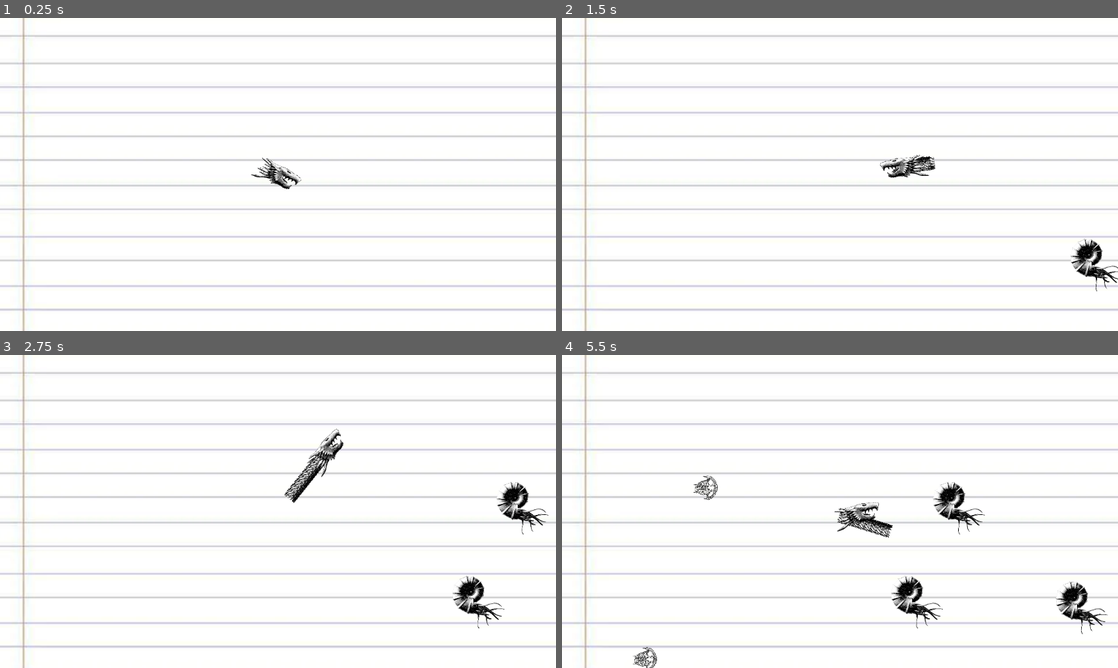
Above: before the commit, frames 1-4 (two rows, left to right).
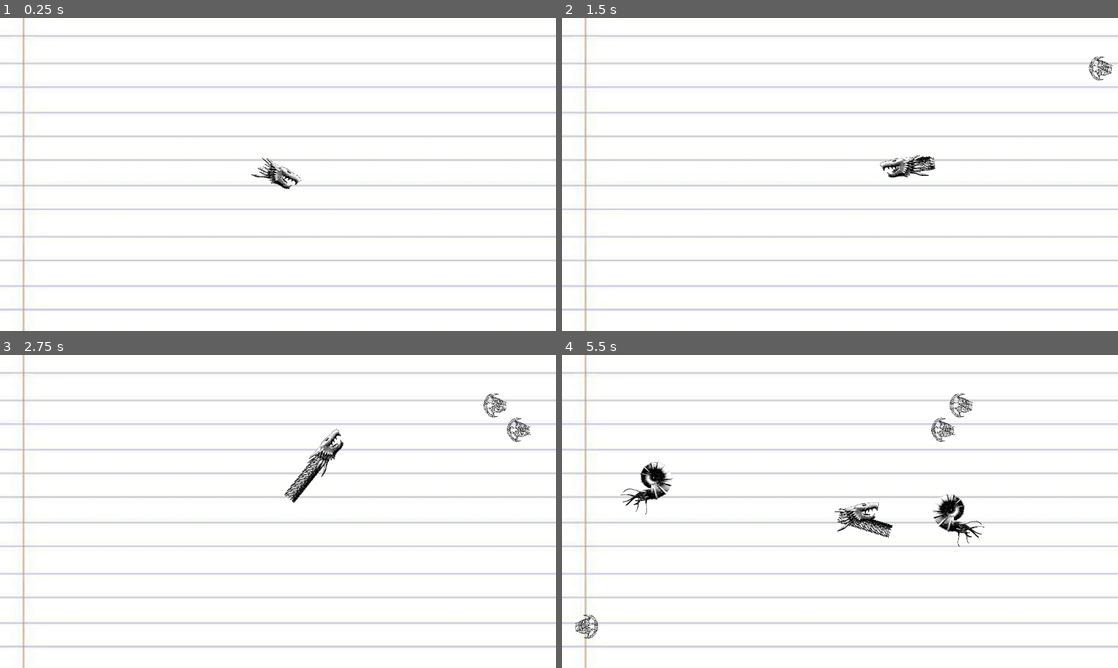
Above: after the commit, the same moments.

Repository: M1rceaDogaru/gwj-83
Game: Godot game, scene res://map/map.tscn
Two runs of this game, one before a commit and one after it. Both use one fixed random seed, a clock stepped at 60 frames per second and the inputs below.
Inputs (mouse positions are in pixels of both pictures, inside the frame that each line leads up to):
- Up to frame 1 (0.25 s): no input
- Up to frame 2 (1.5 s): tap Enter at 0.5 s; move the mouse to (962, 158) at 0.52 s; move the mouse to (728, 190) at 1.27 s
- Up to frame 3 (2.75 s): move the mouse to (333, 442) at 2.02 s
- Up to frame 4 (5.5 s): move the mouse to (812, 574) at 2.77 s; move the mouse to (1006, 558) at 3.52 s; move the mouse to (673, 464) at 4.27 s; move the mouse to (867, 511) at 5.02 s

The runs differ from the first frame. In frame 2, 0.7% of the frame differs, in the area x 91-100%, y 12-88%; in frame 3, 1.5%; in frame 4, 3.4%, in the area x 2-99%, y 12-100%.

Commit message:
Add hallucigenia and improve spawning

Diff:
--- a/src/map/map.gd
+++ b/src/map/map.gd
@@ -1,15 +1,14 @@
 extends Node2D
 
-@export var trilobite_mob_scene: PackedScene
-@export var ammonite_mob_scene: PackedScene
+@export var mobs: Array[MobSpawnConfig]
 
 func _ready():
 	$MobTimer.start()
 
 func _on_mob_timer_timeout():
 	# Create a new instance of the Mob scene.
-	var mob_type = randi() % 2 == 0
-	var mob = trilobite_mob_scene.instantiate() if mob_type else ammonite_mob_scene.instantiate()
+	var mob_to_spawn = get_weighted_mob_to_spawn()
+	var mob = mob_to_spawn.creature.instantiate()
 
 	var spawn_from_left = randi() % 2 == 0
 	var mob_spawn_location
@@ -28,3 +27,21 @@
 
 	# Spawn the mob by adding it to the Main scene.
 	add_child(mob)
+
+func get_weighted_mob_to_spawn() -> MobSpawnConfig:
+	var total_weight = 0.0
+	for config in mobs:
+		total_weight += config.weight
+
+	if total_weight == 0:
+		return null
+
+	var choice = randf() * total_weight
+	var current = 0.0
+
+	for config in mobs:
+		current += config.weight
+		if choice <= current:
+			return config
+
+	return mobs.back()  # Fallback
--- a/src/map/map.tscn
+++ b/src/map/map.tscn
@@ -1,10 +1,30 @@
-[gd_scene load_steps=9 format=3 uid="uid://c0680mc4c6jv2"]
+[gd_scene load_steps=14 format=3 uid="uid://c0680mc4c6jv2"]
 
 [ext_resource type="Script" uid="uid://critvh0h1jdov" path="res://map/map.gd" id="1_a0dt8"]
 [ext_resource type="PackedScene" uid="uid://10in5msak4tb" path="res://player/player.tscn" id="1_hgrid"]
 [ext_resource type="PackedScene" uid="uid://bdadbajuxcg81" path="res://mobs/ammonite.tscn" id="2_4hjbm"]
+[ext_resource type="Script" uid="uid://64mv2walulaj" path="res://mobs/mob_spawn_config.gd" id="2_5jdw0"]
 [ext_resource type="PackedScene" uid="uid://b3rx4xd54ocg8" path="res://mobs/trilobite.tscn" id="2_kffv2"]
 [ext_resource type="Texture2D" uid="uid://daw7fyyhiwsol" path="res://sprites/Background/Notebook.webp" id="4_lgq1i"]
+[ext_resource type="PackedScene" uid="uid://co7c04tfk311a" path="res://mobs/hallucigenia.tscn" id="5_kxmgb"]
+
+[sub_resource type="Resource" id="Resource_e8e5r"]
+script = ExtResource("2_5jdw0")
+weight = 1.0
+creature = ExtResource("2_4hjbm")
+metadata/_custom_type_script = "uid://64mv2walulaj"
+
+[sub_resource type="Resource" id="Resource_112ik"]
+script = ExtResource("2_5jdw0")
+weight = 0.8
+creature = ExtResource("2_kffv2")
+metadata/_custom_type_script = "uid://64mv2walulaj"
+
+[sub_resource type="Resource" id="Resource_i5grx"]
+script = ExtResource("2_5jdw0")
+weight = 0.3
+creature = ExtResource("5_kxmgb")
+metadata/_custom_type_script = "uid://64mv2walulaj"
 
 [sub_resource type="Environment" id="Environment_beun2"]
 
@@ -22,8 +42,7 @@
 
 [node name="Map" type="Node2D"]
 script = ExtResource("1_a0dt8")
-trilobite_mob_scene = ExtResource("2_kffv2")
-ammonite_mob_scene = ExtResource("2_4hjbm")
+mobs = Array[ExtResource("2_5jdw0")]([SubResource("Resource_e8e5r"), SubResource("Resource_112ik"), SubResource("Resource_i5grx")])
 
 [node name="WorldEnvironment" type="WorldEnvironment" parent="."]
 environment = SubResource("Environment_beun2")
@@ -54,4 +73,7 @@
 position = Vector2(1152, -648)
 rotation = 1.5708
 
+[node name="OceanFloor" type="Node2D" parent="." groups=["OceanFloor"]]
+position = Vector2(0, 556)
+
 [connection signal="timeout" from="MobTimer" to="." method="_on_mob_timer_timeout"]
--- /dev/null
+++ b/src/mobs/hallucigenia.gd
@@ -0,0 +1,36 @@
+extends Area2D
+
+@export var score: int = 10
+@export var required_score_to_eat: int = 20
+
+var velocity
+
+func _ready() -> void:
+	velocity = Vector2(randf_range(1.0, 2.0), 0.0)
+	var ocean_floor = get_tree().get_first_node_in_group("OceanFloor")
+	global_position.y = ocean_floor.global_position.y
+
+	var is_facing_right = get_meta("IsFacingRight")
+	velocity = velocity if is_facing_right else velocity * -1
+	$Sprite2D.flip_h = !is_facing_right
+
+# Use physics process for movement as it's frame-independent
+func _physics_process(delta: float) -> void:
+	transform.origin += velocity
+
+func _on_visible_on_screen_notifier_2d_screen_exited():
+	queue_free()
+
+func _on_area_entered(area: Area2D) -> void:
+	print(area.name)
+
+func _on_body_entered(body: Node2D) -> void:
+	if body.name == "Player":
+		var player := body as Player
+		var player_score = player.get_meta("Score")
+		if player_score >= required_score_to_eat:
+			player.set_meta("Score", player_score+score)
+			player.try_grow()
+			queue_free()
+		else:
+			player.take_damage()
--- /dev/null
+++ b/src/mobs/hallucigenia.tscn
@@ -0,0 +1,26 @@
+[gd_scene load_steps=4 format=3 uid="uid://co7c04tfk311a"]
+
+[ext_resource type="Script" uid="uid://dvx1xaeb8txx0" path="res://mobs/hallucigenia.gd" id="1_qhpln"]
+[ext_resource type="Texture2D" uid="uid://bxy3y8tcuylst" path="res://sprites/TestSprites/icon1.png" id="2_qhpln"]
+
+[sub_resource type="CircleShape2D" id="CircleShape2D_fvhut"]
+
+[node name="Area2D" type="Area2D"]
+script = ExtResource("1_qhpln")
+metadata/_edit_group_ = true
+metadata/IsFacingRight = true
+
+[node name="Sprite2D" type="Sprite2D" parent="."]
+scale = Vector2(0.23, 0.23)
+texture = ExtResource("2_qhpln")
+
+[node name="VisibleOnScreenNotifier2D" type="VisibleOnScreenNotifier2D" parent="."]
+rect = Rect2(-30, -30, 60, 60)
+
+[node name="CollisionShape2D" type="CollisionShape2D" parent="."]
+scale = Vector2(5, 5)
+shape = SubResource("CircleShape2D_fvhut")
+
+[connection signal="area_entered" from="." to="." method="_on_area_entered"]
+[connection signal="body_entered" from="." to="." method="_on_body_entered"]
+[connection signal="screen_exited" from="VisibleOnScreenNotifier2D" to="." method="_on_visible_on_screen_notifier_2d_screen_exited"]
--- /dev/null
+++ b/src/mobs/mob_spawn_config.gd
@@ -0,0 +1,5 @@
+class_name MobSpawnConfig
+extends Resource
+
+@export var weight: float
+@export var creature: PackedScene
--- a/src/player/player.gd
+++ b/src/player/player.gd
@@ -40,7 +40,7 @@
 	new_sprite.rotation = rot
 	new_sprite.scale = Vector2.ONE * trail_scale
 	new_sprite.z_index = -1
-	get_parent().add_child(new_sprite)
+	get_parent().add_child.call_deferred(new_sprite)
 	return new_sprite
 
 func _ready():
@@ -151,3 +151,7 @@
 		$CollisionShape2D.shape.height = level2_collider_height
 		trail_scale = level2_trail_scale
 		trail_spawn_interval = level2_trail_spawn_interval
+
+func take_damage() -> void:
+	# TODO: handle taking damage
+	print("OUCH!")
--- a/src/project.godot
+++ b/src/project.godot
@@ -24,6 +24,10 @@
 
 import/blender/enabled=false
 
+[global_group]
+
+OceanFloor=""
+
 [rendering]
 
 renderer/rendering_method="gl_compatibility"
Not shown, added: src/mobs/hallucigenia.gd.uid
Not shown, added: src/mobs/mob_spawn_config.gd.uid
